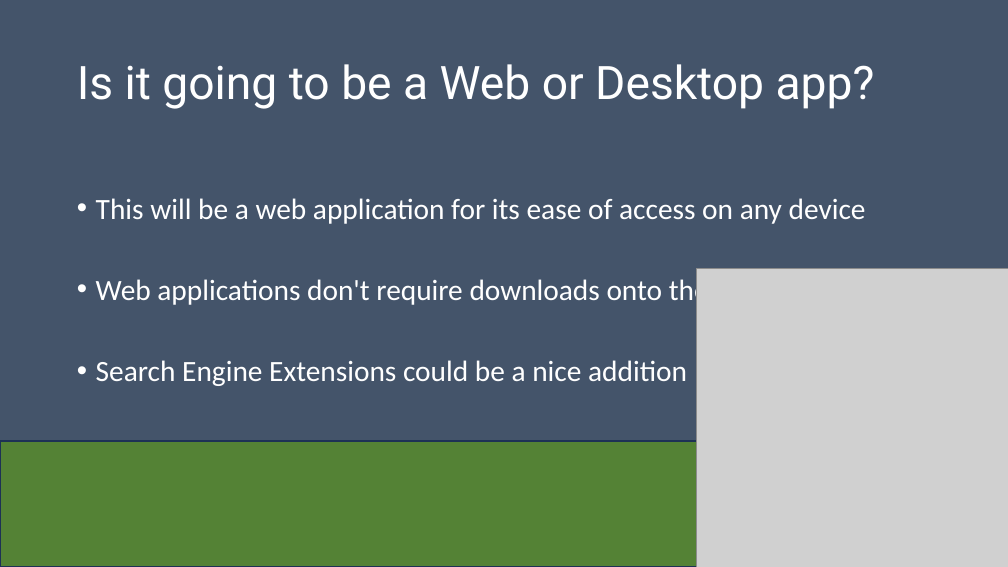
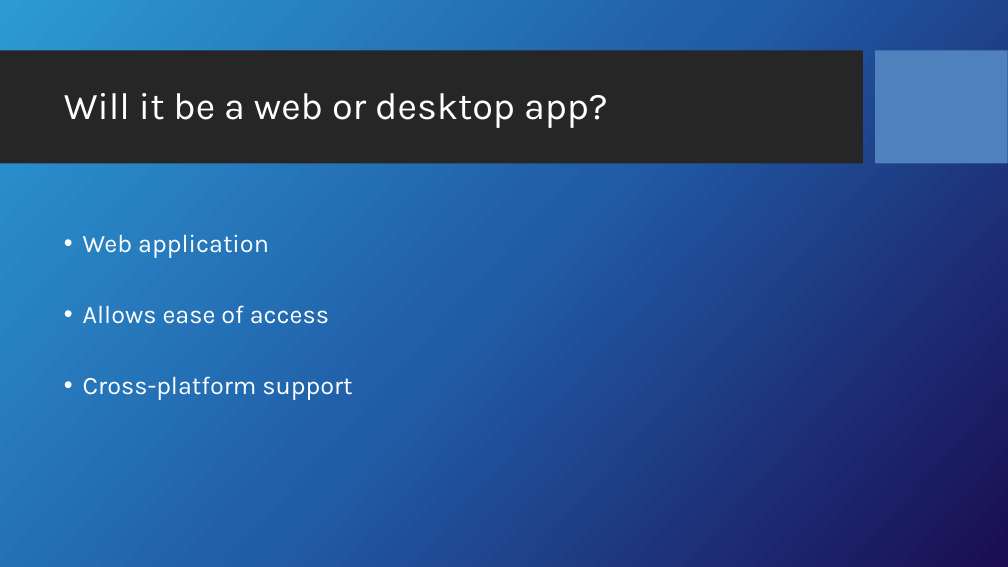
Before and after one commit to Dwaddle26/EncryptNotes, a slide deck: slide 6 of Team_2_Presentation_1.pptx (slide 5 before the commit). Drawn at 1008x567 pixels with LibreOffice and Linux fonts; fonts in the diff are those of the drawing; grey boxes stand for pictures; background and template pictures are left out. Boxes give left, top, right and bottom in pixels: in the first picture for what was removed or moved away, otherwise in the second. Text is boxed around its words. In the diff, an @@ line names an element or a change of style, - is before the commit and + after.

```diff
--- a/Team_2_Presentation_1.pptx
+++ b/Team_2_Presentation_1.pptx
@@ background #44546A to picture (left out) @@
@@ rectangle added at <box>0,51,863,164</box>, fill #262626 @@
@@ rectangle added at <box>876,51,1008,164</box>, fill #4F81BD @@
@@ title at <box>64,93,608,128</box>: text changed; size 44 to 36 pt; font Roboto to Karla @@
-Is it going to be a Web or Desktop app?
+Will it be a web or desktop app?
@@ text at <box>83,234,352,400</box>: text changed; size 28 to 24 pt; font Calibri to Karla @@
-• This will be a web application for its ease of access on any device
-• Web applications don't require downloads onto the physical machine
-• Search Engine Extensions could be a nice addition
+• Web application
+• Allows ease of access
+• Cross-platform support
@@ picture removed at <box>696,268,1008,567</box> @@
@@ rectangle removed at <box>0,441,1008,567</box> @@
```
Also in this commit, not shown: 6 other slides changed, 5 slides added, 4 slides removed.
